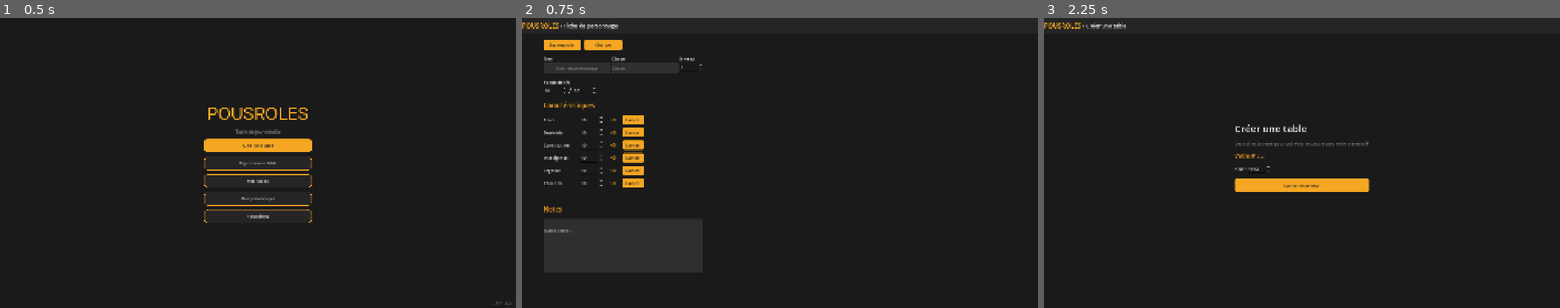
Above: before the commit, frames 1-3 (left to right).
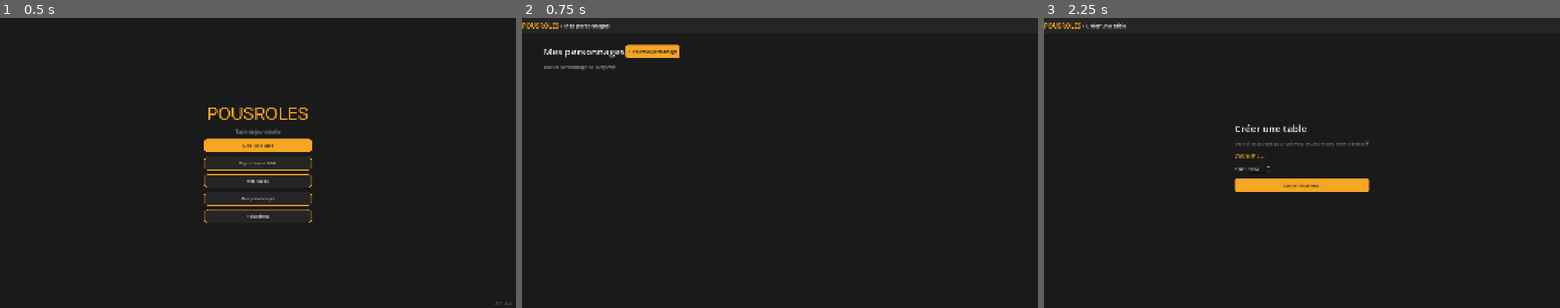
Above: after the commit, the same moments.

Repository: OznyRin/VTT
Game: Godot game, scene res://scenes/main_menu.tscn
Same seed, same stepped clock (60 frames per second), same inputs: the game is played once before the commit and once after it.
Inputs:
- Up to frame 1 (0.5 s): no input
- Up to frame 2 (0.75 s): click "Mes personnages" at 0.5 s
- Up to frame 3 (2.25 s): click "POUSROLES" at 1.25 s; click "Créer une table" at 2 s

Frame 1 is identical in both runs. In frame 2, 3.1% of the frame differs, in the area x 4-35%, y 1-74%; in frame 3, nothing differs.

Commit message:
v0.2 - Liste des personnages sauvegardés avec ouverture

Diff:
--- a/project.godot
+++ b/project.godot
@@ -15,6 +15,10 @@
 config/features=PackedStringArray("4.6", "GL Compatibility")
 config/icon="res://icon.svg"
 
+[autoload]
+
+Global="*uid://cqfjy18svmt5v"
+
 [display]
 
 window/size/viewport_width=1920
--- /dev/null
+++ b/scenes/character_list.tscn
@@ -0,0 +1,71 @@
+[gd_scene format=3 uid="uid://cr1aci8ad6tid"]
+
+[ext_resource type="Script" uid="uid://dogmof1nijjwn" path="res://scripts/character_list.gd" id="1_qe4qq"]
+
+[node name="CharacterList" type="Control" unique_id=623591864]
+layout_mode = 3
+anchors_preset = 15
+anchor_right = 1.0
+anchor_bottom = 1.0
+grow_horizontal = 2
+grow_vertical = 2
+script = ExtResource("1_qe4qq")
+
+[node name="Background" type="ColorRect" parent="." unique_id=566740364]
+layout_mode = 1
+anchors_preset = 15
+anchor_right = 1.0
+anchor_bottom = 1.0
+grow_horizontal = 2
+grow_vertical = 2
+color = Color(0.101960786, 0.101960786, 0.101960786, 1)
+
+[node name="NavBar" type="PanelContainer" parent="." unique_id=100548589]
+custom_minimum_size = Vector2(0, 60)
+layout_mode = 1
+anchors_preset = 10
+anchor_right = 1.0
+grow_horizontal = 2
+
+[node name="HBoxContainer" type="HBoxContainer" parent="NavBar" unique_id=1236885269]
+layout_mode = 2
+
+[node name="BtnHome" type="Button" parent="NavBar/HBoxContainer" unique_id=977219513]
+layout_mode = 2
+text = "POUSROLES"
+
+[node name="NavTitle" type="Label" parent="NavBar/HBoxContainer" unique_id=1993172993]
+layout_mode = 2
+text = "/ Mes personnages"
+
+[node name="Content" type="MarginContainer" parent="." unique_id=1384728807]
+layout_mode = 1
+anchors_preset = 15
+anchor_right = 1.0
+anchor_bottom = 1.0
+grow_horizontal = 2
+grow_vertical = 2
+mouse_filter = 2
+theme_override_constants/margin_left = 80
+theme_override_constants/margin_top = 100
+theme_override_constants/margin_right = 80
+
+[node name="VBox" type="VBoxContainer" parent="Content" unique_id=732204914]
+layout_mode = 2
+theme_override_constants/separation = 20
+
+[node name="Header" type="HBoxContainer" parent="Content/VBox" unique_id=1773193393]
+layout_mode = 2
+
+[node name="PageTitle" type="Label" parent="Content/VBox/Header" unique_id=687716083]
+layout_mode = 2
+text = "Mes personnages"
+vertical_alignment = 1
+
+[node name="BtnNew" type="Button" parent="Content/VBox/Header" unique_id=509786289]
+layout_mode = 2
+text = "+ Nouveau personnage"
+
+[node name="CharList" type="VBoxContainer" parent="Content/VBox" unique_id=365034850]
+layout_mode = 2
+theme_override_constants/separation = 12
--- /dev/null
+++ b/scripts/character_list.gd
@@ -0,0 +1,149 @@
+extends Control
+
+func _ready():
+	# NavBar
+	var nav_style = StyleBoxFlat.new()
+	nav_style.bg_color = Color("#252525")
+	nav_style.border_color = Color("#3A3A3A")
+	nav_style.border_width_bottom = 1
+	$NavBar.add_theme_stylebox_override("panel", nav_style)
+
+	var home_style = StyleBoxEmpty.new()
+	$NavBar/HBoxContainer/BtnHome.add_theme_stylebox_override("normal", home_style)
+	$NavBar/HBoxContainer/BtnHome.add_theme_stylebox_override("hover", home_style)
+	$NavBar/HBoxContainer/BtnHome.add_theme_stylebox_override("pressed", home_style)
+	$NavBar/HBoxContainer/BtnHome.add_theme_color_override("font_color", Color("#F5A623"))
+	$NavBar/HBoxContainer/BtnHome.add_theme_color_override("font_hover_color", Color("#E8932A"))
+	$NavBar/HBoxContainer/BtnHome.add_theme_font_size_override("font_size", 24)
+
+	$NavBar/HBoxContainer/NavTitle.add_theme_color_override("font_color", Color("#F0EDE8"))
+	$NavBar/HBoxContainer/NavTitle.add_theme_font_size_override("font_size", 20)
+
+	# Titre
+	$Content/VBox/Header/PageTitle.add_theme_font_size_override("font_size", 36)
+	$Content/VBox/Header/PageTitle.add_theme_color_override("font_color", Color("#F0EDE8"))
+
+	# Bouton nouveau
+	var btn_style = StyleBoxFlat.new()
+	btn_style.bg_color = Color("#F5A623")
+	btn_style.corner_radius_top_left = 8
+	btn_style.corner_radius_top_right = 8
+	btn_style.corner_radius_bottom_left = 8
+	btn_style.corner_radius_bottom_right = 8
+	var btn_hover = btn_style.duplicate()
+	btn_hover.bg_color = Color("#E8932A")
+	$Content/VBox/Header/BtnNew.add_theme_stylebox_override("normal", btn_style)
+	$Content/VBox/Header/BtnNew.add_theme_stylebox_override("hover", btn_hover)
+	$Content/VBox/Header/BtnNew.add_theme_stylebox_override("pressed", btn_hover)
+	$Content/VBox/Header/BtnNew.add_theme_color_override("font_color", Color("#1A1A1A"))
+	$Content/VBox/Header/BtnNew.custom_minimum_size = Vector2(200, 45)
+
+	$NavBar/HBoxContainer/BtnHome.pressed.connect(_on_home_pressed)
+	$Content/VBox/Header/BtnNew.pressed.connect(_on_new_pressed)
+
+	# Charger la liste des personnages
+	load_character_list()
+
+func _on_home_pressed():
+	get_tree().change_scene_to_file("res://scenes/main_menu.tscn")
+
+func _on_new_pressed():
+	# Ouvrir une fiche vierge
+	Global.current_character_file = ""
+	get_tree().change_scene_to_file("res://scenes/character_sheet.tscn")
+
+func load_character_list():
+	# Vider la liste
+	for child in $Content/VBox/CharList.get_children():
+		child.queue_free()
+
+	var dir = DirAccess.open("user://saves/")
+	if not dir:
+		var empty_label = Label.new()
+		empty_label.text = "Aucun personnage sauvegardé"
+		empty_label.add_theme_color_override("font_color", Color("#8A8680"))
+		empty_label.add_theme_font_size_override("font_size", 18)
+		$Content/VBox/CharList.add_child(empty_label)
+		return
+
+	var files = []
+	dir.list_dir_begin()
+	var file_name = dir.get_next()
+	while file_name != "":
+		if file_name.ends_with(".json"):
+			files.append(file_name)
+		file_name = dir.get_next()
+	dir.list_dir_end()
+
+	if files.is_empty():
+		var empty_label = Label.new()
+		empty_label.text = "Aucun personnage sauvegardé"
+		empty_label.add_theme_color_override("font_color", Color("#8A8680"))
+		empty_label.add_theme_font_size_override("font_size", 18)
+		$Content/VBox/CharList.add_child(empty_label)
+		return
+
+	for fname in files:
+		var file = FileAccess.open("user://saves/" + fname, FileAccess.READ)
+		var json_text = file.get_as_text()
+		file.close()
+
+		var json = JSON.new()
+		if json.parse(json_text) != OK:
+			continue
+
+		var data = json.data
+
+		# Créer une carte pour ce personnage
+		var card = PanelContainer.new()
+		card.custom_minimum_size = Vector2(0, 70)
+		var card_style = StyleBoxFlat.new()
+		card_style.bg_color = Color("#2F2F2F")
+		card_style.corner_radius_top_left = 10
+		card_style.corner_radius_top_right = 10
+		card_style.corner_radius_bottom_left = 10
+		card_style.corner_radius_bottom_right = 10
+		card.add_theme_stylebox_override("panel", card_style)
+
+		var hbox = HBoxContainer.new()
+		hbox.add_theme_constant_override("separation", 20)
+
+		var name_label = Label.new()
+		name_label.text = data.get("name", "Sans nom")
+		name_label.add_theme_font_size_override("font_size", 22)
+		name_label.add_theme_color_override("font_color", Color("#F0EDE8"))
+		name_label.size_flags_horizontal = Control.SIZE_EXPAND_FILL
+
+		var info_label = Label.new()
+		info_label.text = data.get("class", "") + " Niv." + str(data.get("level", 1))
+		info_label.add_theme_font_size_override("font_size", 16)
+		info_label.add_theme_color_override("font_color", Color("#8A8680"))
+
+		var hp_label = Label.new()
+		hp_label.text = "PV: " + str(data.get("hp_current", 0)) + "/" + str(data.get("hp_max", 0))
+		hp_label.add_theme_font_size_override("font_size", 16)
+		hp_label.add_theme_color_override("font_color", Color("#F5A623"))
+
+		var open_btn = Button.new()
+		open_btn.text = "Ouvrir"
+		var open_style = StyleBoxFlat.new()
+		open_style.bg_color = Color("#F5A623")
+		open_style.corner_radius_top_left = 6
+		open_style.corner_radius_top_right = 6
+		open_style.corner_radius_bottom_left = 6
+		open_style.corner_radius_bottom_right = 6
+		open_btn.add_theme_stylebox_override("normal", open_style)
+		open_btn.add_theme_color_override("font_color", Color("#1A1A1A"))
+		open_btn.custom_minimum_size = Vector2(80, 35)
+		open_btn.pressed.connect(_on_open_character.bind(fname))
+
+		hbox.add_child(name_label)
+		hbox.add_child(info_label)
+		hbox.add_child(hp_label)
+		hbox.add_child(open_btn)
+		card.add_child(hbox)
+		$Content/VBox/CharList.add_child(card)
+
+func _on_open_character(file_name):
+	Global.current_character_file = file_name
+	get_tree().change_scene_to_file("res://scenes/character_sheet.tscn")
--- a/scripts/character_sheet.gd
+++ b/scripts/character_sheet.gd
@@ -3,6 +3,9 @@
 var stat_names := ["For", "Dex", "Con", "Int", "Sag", "Cha"]
 
 func _ready():
+	# Charger un personnage existant si demandé
+	if Global.current_character_file != "":
+		_load_character(Global.current_character_file)
 	# NavBar
 	var nav_style = StyleBoxFlat.new()
 	nav_style.bg_color = Color("#252525")
@@ -146,7 +149,7 @@
 	$Content/VBox/SaveRow/BtnLoad.pressed.connect(_on_load)
 
 func _on_home_pressed():
-	get_tree().change_scene_to_file("res://scenes/main_menu.tscn")
+	get_tree().change_scene_to_file("res://scenes/character_list.tscn")
 
 func _on_stat_changed(value, stat):
 	_update_modifier(stat, value)
@@ -262,3 +265,26 @@
 		_update_modifier(stat, data["stats"][stat])
 
 	$Content/VBox/SaveRow/SaveStatus.text = "Chargé : " + data["name"]
+
+func _load_character(file_name):
+	var file = FileAccess.open("user://saves/" + file_name, FileAccess.READ)
+	if not file:
+		return
+	var json_text = file.get_as_text()
+	file.close()
+
+	var json = JSON.new()
+	if json.parse(json_text) != OK:
+		return
+
+	var data = json.data
+	$Content/VBox/IdentityRow/NameGroup/NameEdit.text = data["name"]
+	$Content/VBox/IdentityRow/ClassGroup/ClassEdit.text = data["class"]
+	$Content/VBox/IdentityRow/LevelGroup/LevelSpin.value = data["level"]
+	$Content/VBox/HPRow/HPGroup/HPInputs/HPCurrent.value = data["hp_current"]
+	$Content/VBox/HPRow/HPGroup/HPInputs/HPMax.value = data["hp_max"]
+	$Content/VBox/NotesEdit.text = data["notes"]
+
+	for stat in stat_names:
+		$Content/VBox/StatsGrid.get_node("Stat" + stat).value = data["stats"][stat]
+		_update_modifier(stat, data["stats"][stat])
--- /dev/null
+++ b/scripts/global.gd
@@ -0,0 +1,3 @@
+extends Node
+
+var current_character_file := ""
--- a/scripts/main_menu.gd
+++ b/scripts/main_menu.gd
@@ -56,7 +56,7 @@
 	get_tree().change_scene_to_file("res://scenes/join_table.tscn")
 
 func _on_characters_pressed():
-	get_tree().change_scene_to_file("res://scenes/character_sheet.tscn")
+	get_tree().change_scene_to_file("res://scenes/character_list.tscn")
 
 func _on_settings_pressed():
 	get_tree().change_scene_to_file("res://scenes/settings.tscn")
Not shown, added: scripts/character_list.gd.uid
Not shown, added: scripts/global.gd.uid
Not shown, added: scenes/character_list.tscn9906709848.tmp
